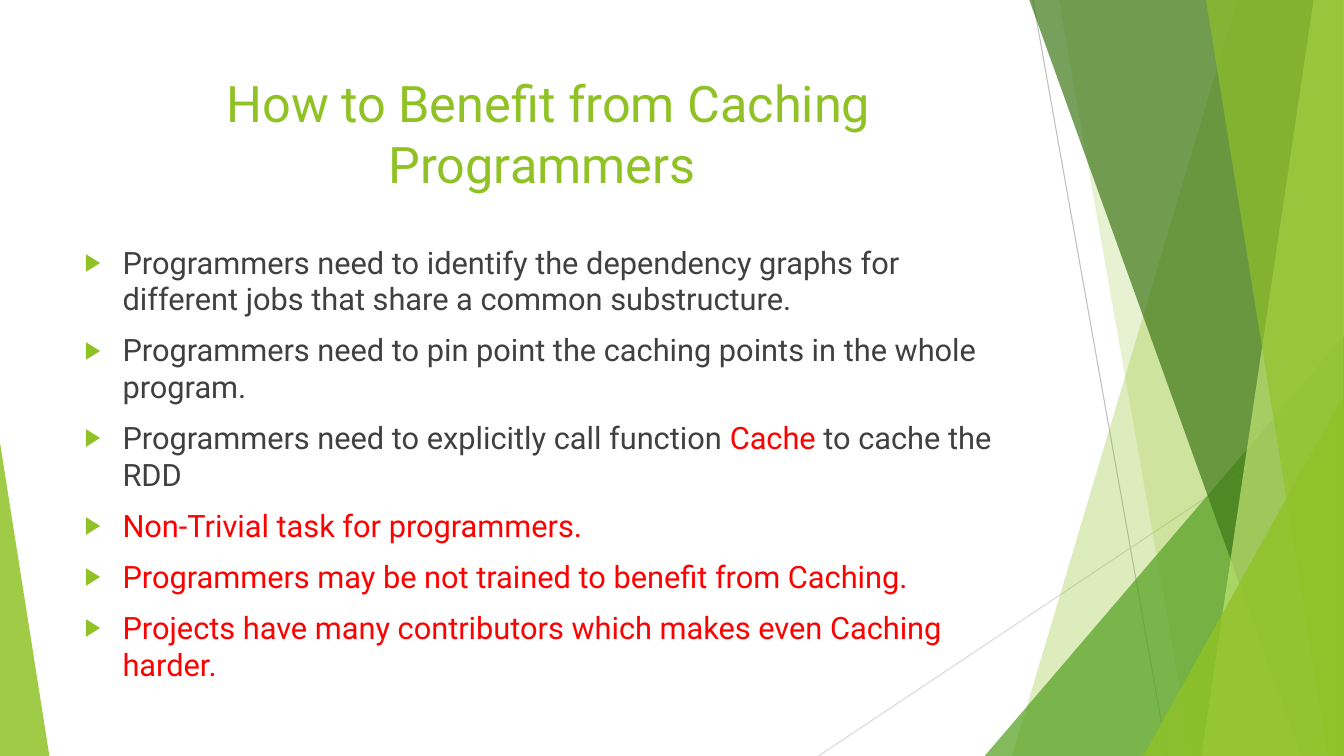
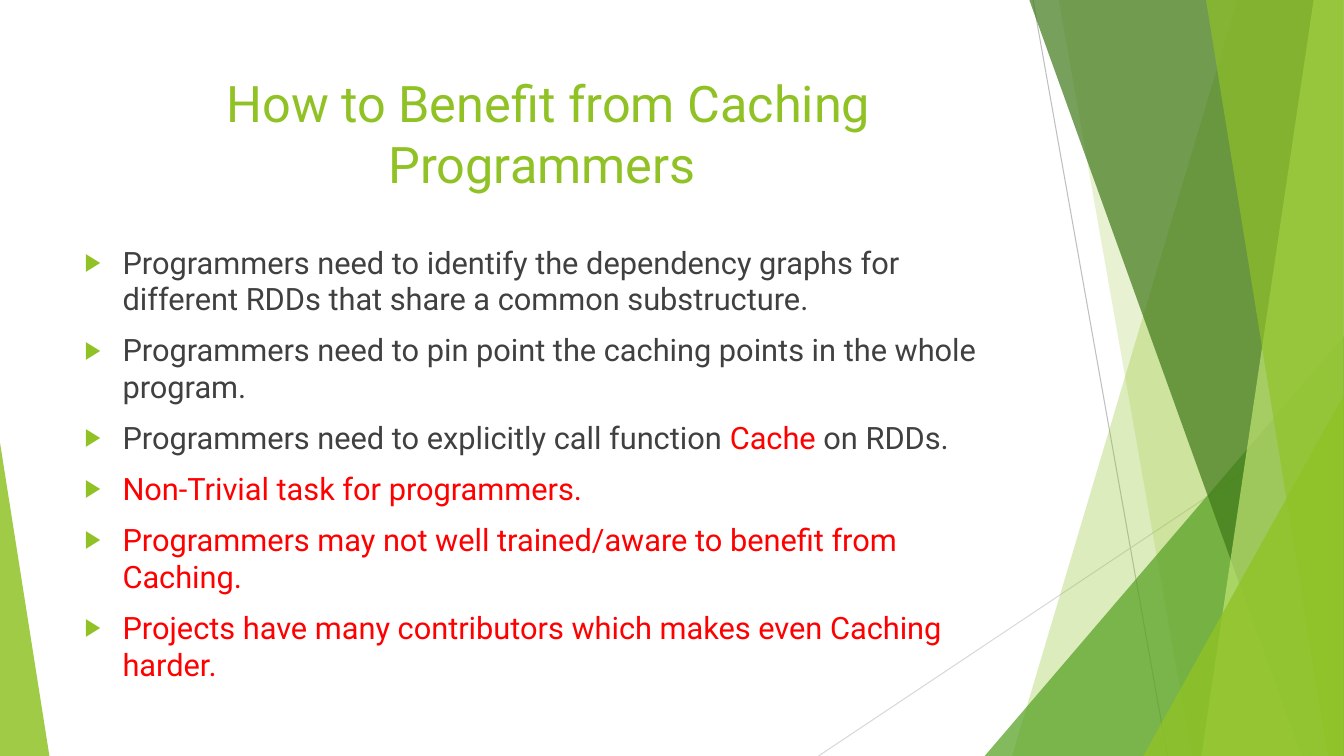
Before and after one commit to ahmedcs/COMP6611B, a slide deck: slide 12 of COMP6611B-Final-Presentation.pptx. Drawn at 1344x756 pixels with LibreOffice and Linux fonts; fonts in the diff are those of the drawing. Boxes give left, top, right and bottom in pixels: in the first picture for what was removed or moved away, otherwise in the second. Text is boxed around its words. In the diff, an @@ line names an element or a change of style, - is before the commit and + after.

Commit message:
presentation update 2

```diff
--- a/COMP6611B-Final-Presentation.pptx
+++ b/COMP6611B-Final-Presentation.pptx
@@ text at box(123, 250, 900, 311): text changed @@
-▶ Programmers need to identify the dependency graphs for different jobs that share a common substructure.
+▶ Programmers need to identify the dependency graphs for different RDDs that share a common substructure.
@@ text at box(123, 425, 949, 456): text changed @@
-▶ Programmers need to explicitly call function Cache to cache the RDD
+▶ Programmers need to explicitly call function Cache on RDDs.
@@ text at box(123, 527, 897, 595): text changed @@
-▶ Programmers may be not trained to benefit from Caching.
+▶ Programmers may not well trained/aware to benefit from Caching.
```
Also in this commit, not shown: 7 other slides changed.
